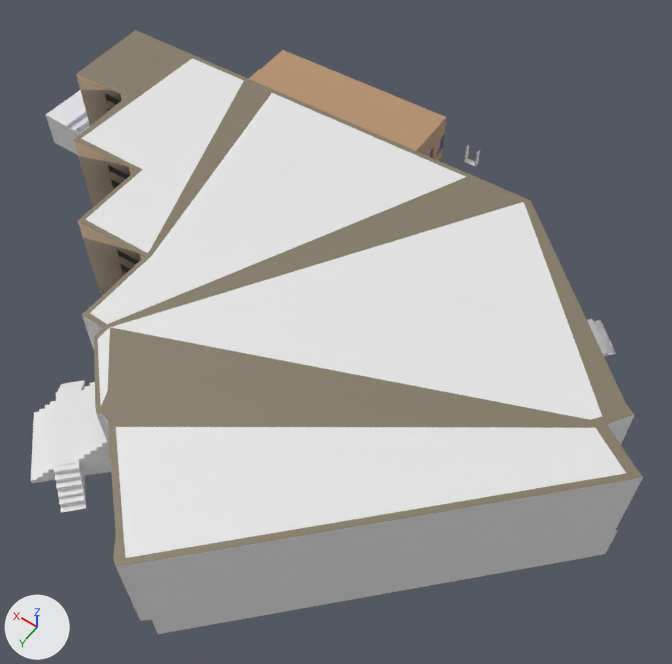
Before and after pictures for a commit that changed the Blender file Right_building/Right_building.blend.
Before and after are seen from a camera (50 mm lens) standing at (-51.8, 66.1, 98.0) and looking at (-10.3, 8.1, 6.9). Every picture has the same lights, and +X, +Y and +Z are marked at lower left. The picture after the commit comes second.

In view in the first picture: 'Building_Right', 'Collection', 'Cube', 'Cube.002', 'stairs'.
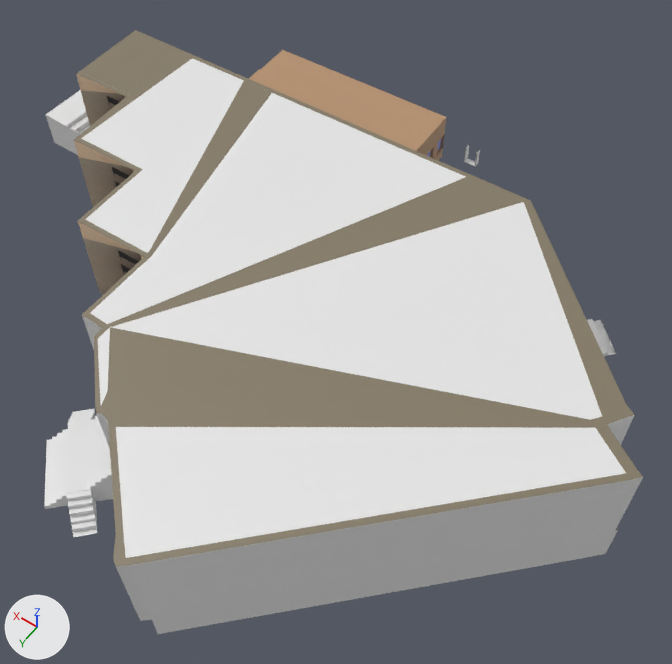
Location of each change, (x1, y1, x2, y2) in pixels of the pictures (672 x 664 px):
'stairs', moved
    before: (31, 382, 111, 483)
    after: (44, 416, 113, 509)
'Cube.002', moved
    before: (54, 463, 86, 512)
    after: (67, 490, 97, 537)
'Cube', moved
    before: (56, 380, 84, 398)
    after: (68, 408, 95, 426)

Edits to the bpy script that builds the scene:
```text
Change ob_stairs:
    ob_stairs.location: (5.2, 36.5, 9.2) -> (5.2, 36.5, 3.0)
Change ob_cube_002:
    ob_cube_002.location: (2.1, 42.4, 6.7) -> (2.1, 42.4, 0.6)
Change ob_cube:
    ob_cube.location: (9.1, 33.6, 6.7) -> (9.1, 33.6, 0.6)
```
